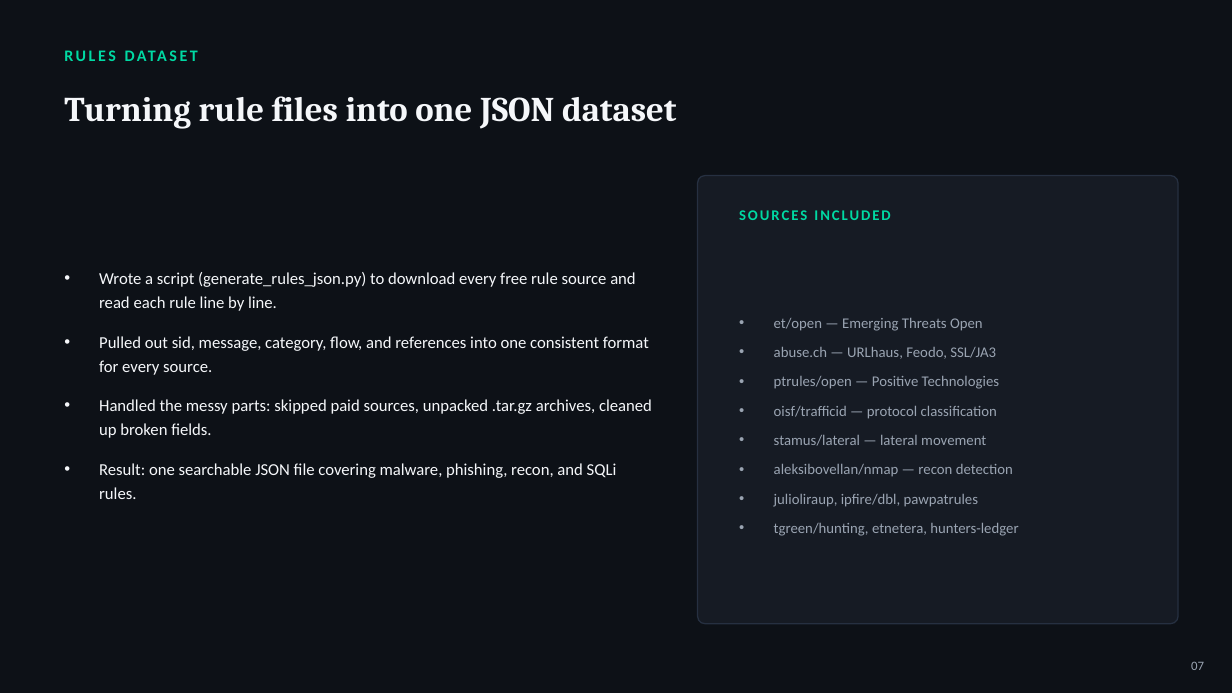
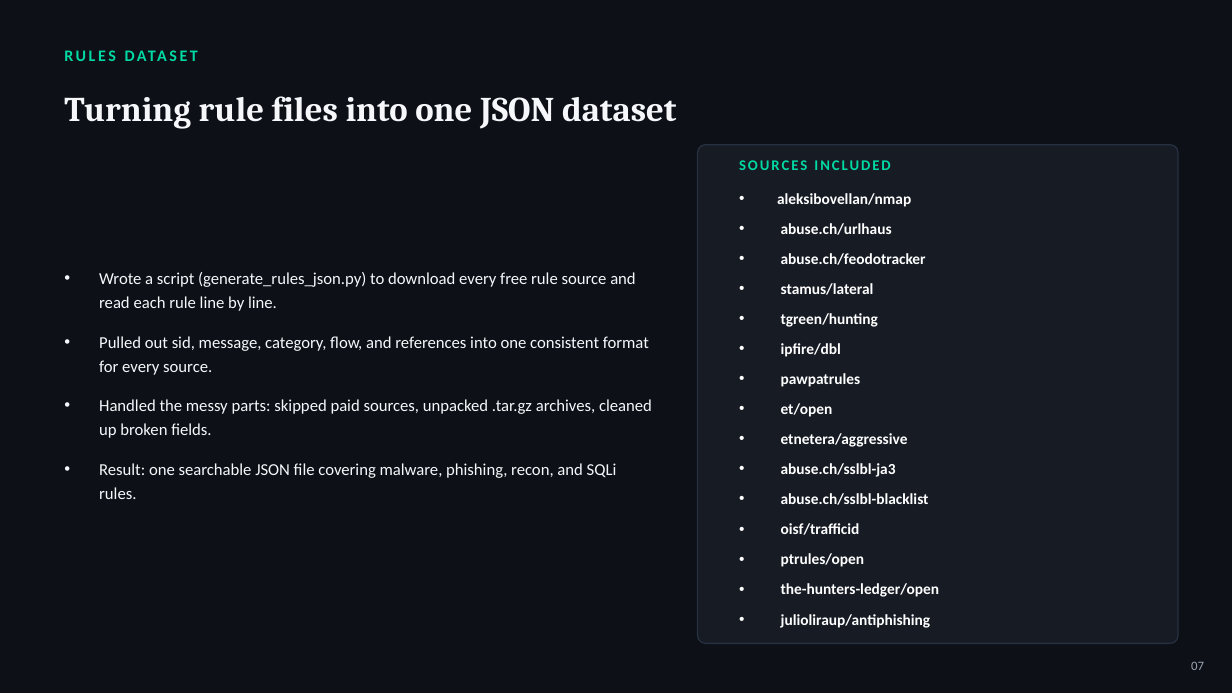
Before and after one commit to Sameeha135/suricata-ids-lab, a slide deck: slide 7 of 2026-08-24_to_2026-08-28_Documentation/Suricata_Project_Presentation.pptx. Drawn at 1232x693 pixels with LibreOffice and Linux fonts; fonts in the diff are those of the drawing. Boxes give left, top, right and bottom in pixels: in the first picture for what was removed or moved away, otherwise in the second. Text is boxed around its words. In the diff, an @@ line names an element or a change of style, - is before the commit and + after.

Commit message:
Updated Slides

```diff
--- a/2026-08-24_to_2026-08-28_Documentation/Suricata_Project_Presentation.pptx
+++ b/2026-08-24_to_2026-08-28_Documentation/Suricata_Project_Presentation.pptx
@@ rounded rectangle: place and size @@
-rounded rectangle at bbox=[698, 176, 1178, 624]
+rounded rectangle at bbox=[698, 145, 1178, 644]
@@ text "SOURCES INCLUDED": place and size @@
-text "SOURCES INCLUDED" at bbox=[739, 210, 890, 220]
+text "SOURCES INCLUDED" at bbox=[739, 160, 890, 170]
@@ text at bbox=[777, 193, 939, 628]: text changed; size 11.5 to 12 pt; text colour #9AA4B2 to #FFFFFF; bold on @@
-• et/open — Emerging Threats Open
-• abuse.ch — URLhaus, Feodo, SSL/JA3
-• ptrules/open — Positive Technologies
-• oisf/trafficid — protocol classification
-• stamus/lateral — lateral movement
-• aleksibovellan/nmap — recon detection
-• julioliraup, ipfire/dbl, pawpatrules
-• tgreen/hunting, etnetera, hunters-ledger
+• aleksibovellan/nmap
+• abuse.ch/urlhaus
+• abuse.ch/feodotracker
+• stamus/lateral
+• tgreen/hunting
+• ipfire/dbl
+• pawpatrules
+• et/open
+• etnetera/aggressive
+• abuse.ch/sslbl-ja3
+• abuse.ch/sslbl-blacklist
+• oisf/trafficid
+• ptrules/open
+• the-hunters-ledger/open
+• julioliraup/antiphishing
```
Also in this commit, not shown: 2 other slides changed.
